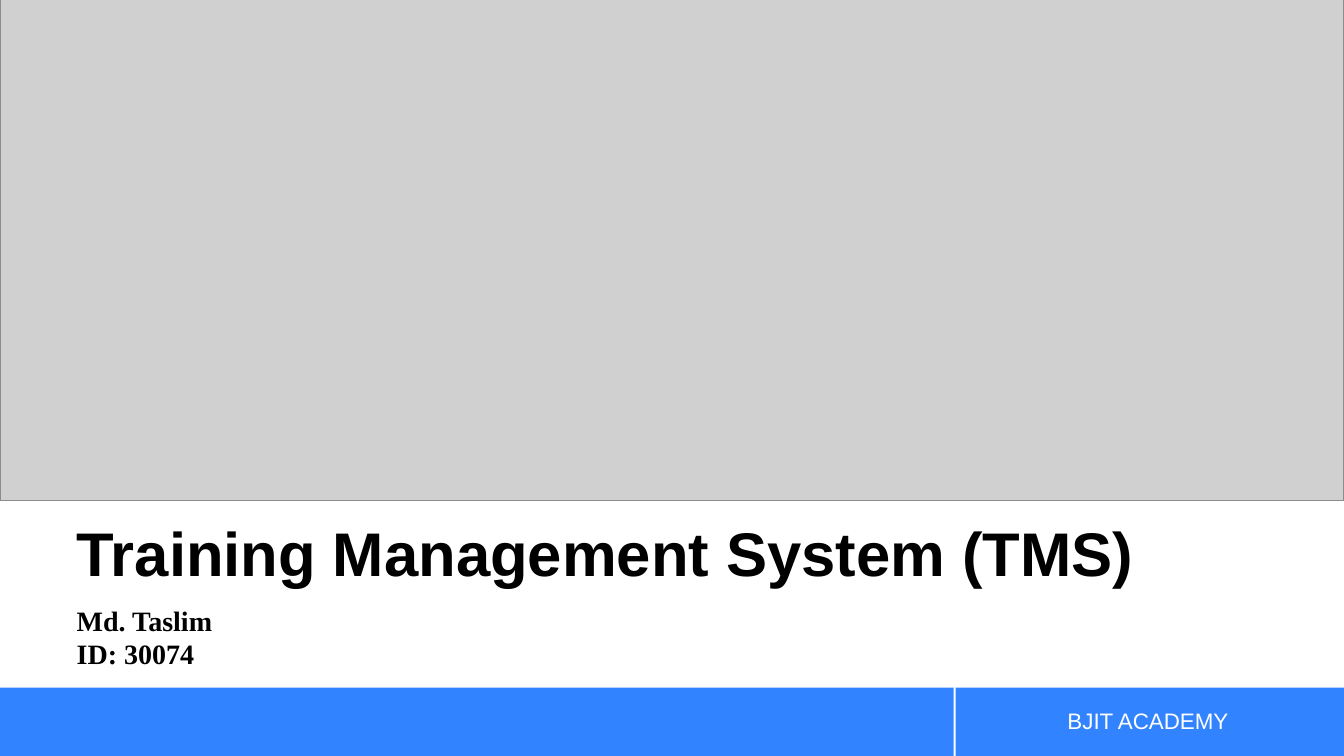
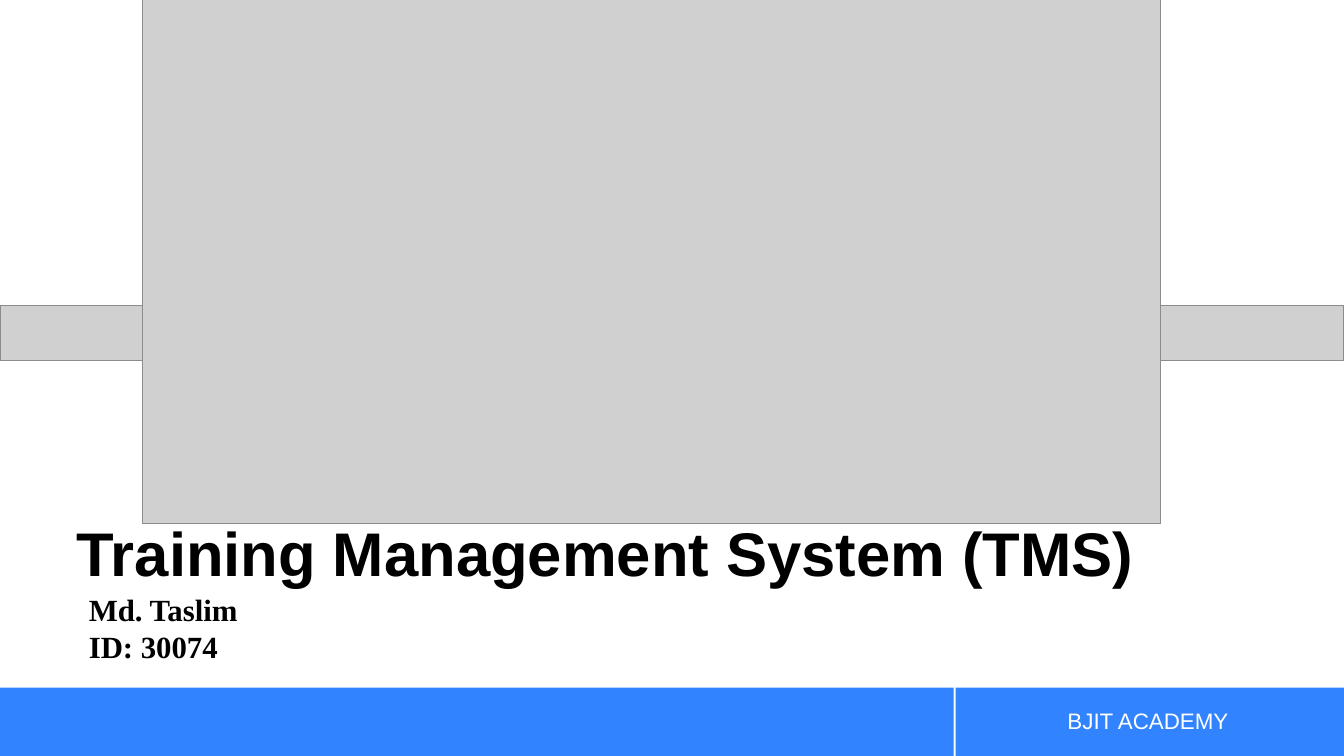
Before and after one commit to taslimbjit/TMS, a slide deck: slide 1 of TMS.pptx. Drawn at 1344x756 pixels with LibreOffice and Linux fonts; fonts in the diff are those of the drawing; grey boxes stand for pictures. Boxes give left, top, right and bottom in pixels: in the first picture for what was removed or moved away, otherwise in the second. Text is boxed around its words. In the diff, an @@ line names an element or a change of style, - is before the commit and + after.

```diff
--- a/TMS.pptx
+++ b/TMS.pptx
@@ picture: place and size @@
-picture at bbox=[0, 0, 1344, 501]
+picture at bbox=[143, 0, 1162, 523]
@@ picture added at bbox=[0, 306, 1344, 360] @@
@@ subtitle "Md. Taslim": place and size @@
-subtitle "Md. Taslim" at bbox=[77, 611, 212, 665]
+subtitle "Md. Taslim" at bbox=[89, 599, 238, 659]
@@ subtitle "Md. Taslim" at bbox=[89, 599, 238, 659]: size 20 to 22 pt @@
```
Also in this commit, not shown: 3 other slides changed, 9 other files.
